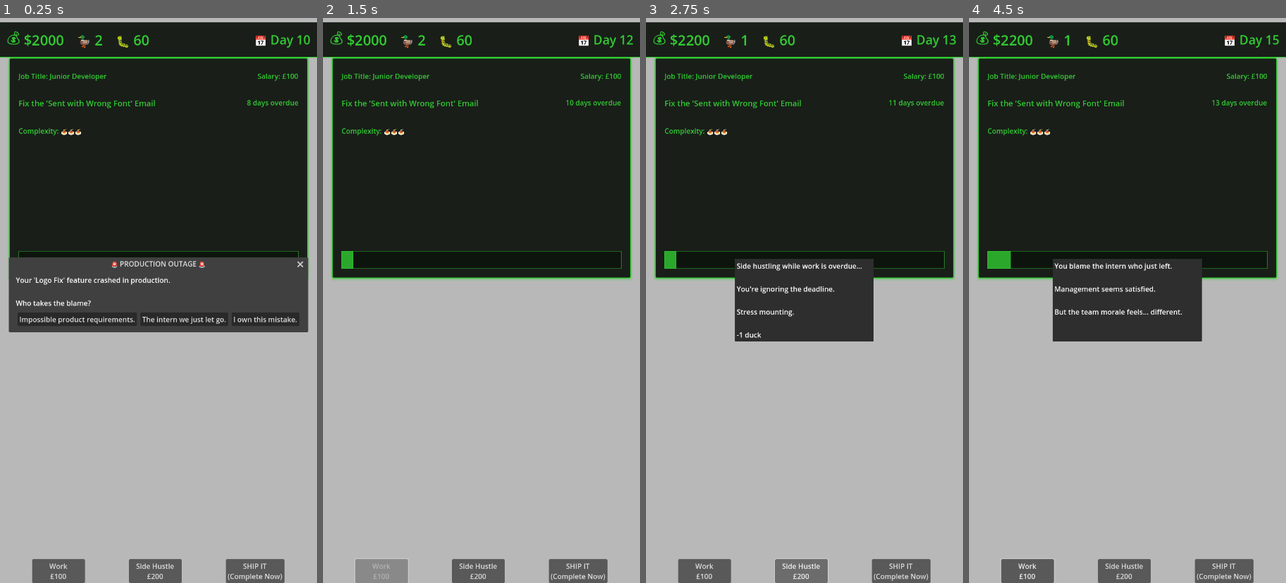
Above: before the commit, frames 1-4 (left to right).
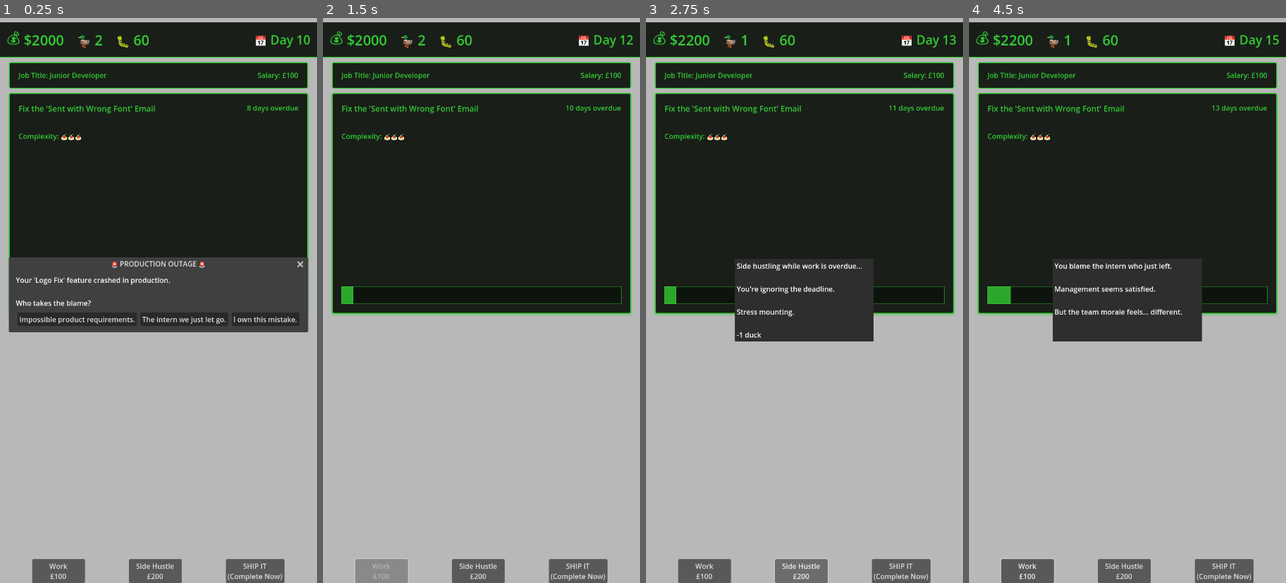
Above: after the commit, the same moments.

Repository: lmchoi/alt-f-this
Game: Godot game, scene res://scenes/game_ui.tscn
The game is run twice, just before and just after one commit, with the same random seed, the same clock (stepped at 60 frames per second) and the same inputs.
Inputs:
- Up to frame 1 (0.25 s): no input
- Up to frame 2 (1.5 s): click "The intern we just let go." at 0.5 s; click "Work £100" at 1.25 s
- Up to frame 3 (2.75 s): click "Side Hustle £200" at 2 s
- Up to frame 4 (4.5 s): click "SHIP IT (Complete Now)" at 2.75 s; click "Work £100" at 3.5 s; click "The intern we just let go." at 4.25 s

The runs differ from the first frame. In frame 1, 3.2% of the frame differs, in the area x 2-98%, y 7-53%; in frame 2, 9.8%; in frame 3, 6.8%; in frame 4, 6.7%.

Commit message:
Split job and task into separate panels

Diff:
--- a/scenes/game_ui.tscn
+++ b/scenes/game_ui.tscn
@@ -3,6 +3,7 @@
 [ext_resource type="Script" uid="uid://ccibd5kcuisnk" path="res://scenes/game_ui.gd" id="1_yubou"]
 [ext_resource type="Script" uid="uid://o4uecgfegpr2" path="res://scripts/ui/action_button.gd" id="2_rns2u"]
 [ext_resource type="PackedScene" path="res://scenes/top_bar.tscn" id="2_topbar"]
+[ext_resource type="PackedScene" path="res://scenes/job_info.tscn" id="3_jobinfo"]
 [ext_resource type="PackedScene" path="res://scenes/task_panel.tscn" id="3_taskpanel"]
 [ext_resource type="PackedScene" uid="uid://b5nqygpy3h33x" path="res://scenes/event_popup.tscn" id="4_u2dgd"]
 [ext_resource type="Script" uid="uid://c6kb37pd6cpiu" path="res://scenes/deadline_dialog.gd" id="6_djwj0"]
@@ -31,12 +32,22 @@
 [node name="TopBar" parent="VBoxContainer" instance=ExtResource("2_topbar")]
 layout_mode = 2
 
-[node name="MarginContainer" type="MarginContainer" parent="VBoxContainer"]
+[node name="JobInfoMargin" type="MarginContainer" parent="VBoxContainer"]
 layout_mode = 2
 theme_override_constants/margin_left = 20
+theme_override_constants/margin_top = 10
 theme_override_constants/margin_right = 20
 
-[node name="TaskPanel" parent="VBoxContainer/MarginContainer" instance=ExtResource("3_taskpanel")]
+[node name="JobInfo" parent="VBoxContainer/JobInfoMargin" instance=ExtResource("3_jobinfo")]
+layout_mode = 2
+
+[node name="TaskPanelMargin" type="MarginContainer" parent="VBoxContainer"]
+layout_mode = 2
+theme_override_constants/margin_left = 20
+theme_override_constants/margin_top = 10
+theme_override_constants/margin_right = 20
+
+[node name="TaskPanel" parent="VBoxContainer/TaskPanelMargin" instance=ExtResource("3_taskpanel")]
 layout_mode = 2
 
 [node name="ActionButtons" type="HBoxContainer" parent="."]
--- /dev/null
+++ b/scenes/job_info.gd
@@ -0,0 +1,12 @@
+extends PanelContainer
+
+@onready var salary_label := $"%SalaryLabel"
+
+func _ready():
+	GameManager.salary_changed.connect(_update_salary)
+
+	# Initialize with current value
+	_update_salary(GameManager.salary)
+
+func _update_salary(amount: int):
+	salary_label.text = "Salary: £" + str(amount)
--- /dev/null
+++ b/scenes/job_info.tscn
@@ -0,0 +1,42 @@
+[gd_scene load_steps=3 format=3 uid="uid://cjob_info"]
+
+[ext_resource type="Script" path="res://scenes/job_info.gd" id="1_job_info"]
+
+[sub_resource type="StyleBoxFlat" id="StyleBoxFlat_job_info"]
+bg_color = Color(0.1, 0.12, 0.1, 1)
+border_width_left = 2
+border_width_top = 2
+border_width_right = 2
+border_width_bottom = 2
+border_color = Color(0.2, 0.8, 0.2, 1)
+corner_radius_top_left = 4
+corner_radius_top_right = 4
+corner_radius_bottom_right = 4
+corner_radius_bottom_left = 4
+
+[node name="JobInfo" type="PanelContainer"]
+custom_minimum_size = Vector2(0, 60)
+theme_override_styles/panel = SubResource("StyleBoxFlat_job_info")
+script = ExtResource("1_job_info")
+
+[node name="MarginContainer" type="MarginContainer" parent="."]
+layout_mode = 2
+theme_override_constants/margin_left = 20
+theme_override_constants/margin_top = 15
+theme_override_constants/margin_right = 20
+theme_override_constants/margin_bottom = 15
+
+[node name="JobContainer" type="HBoxContainer" parent="MarginContainer"]
+layout_mode = 2
+
+[node name="JobTitleLabel" type="Label" parent="MarginContainer/JobContainer"]
+layout_mode = 2
+size_flags_horizontal = 3
+theme_override_colors/font_color = Color(0.2, 0.8, 0.2, 1)
+text = "Job Title: Junior Developer"
+
+[node name="SalaryLabel" type="Label" parent="MarginContainer/JobContainer"]
+unique_name_in_owner = true
+layout_mode = 2
+theme_override_colors/font_color = Color(0.2, 0.8, 0.2, 1)
+text = "Salary: £100"
--- a/scenes/task_panel.gd
+++ b/scenes/task_panel.gd
@@ -4,19 +4,16 @@
 @onready var complexity_label := $"%ComplexityLabel"
 @onready var deadline_label := $"%DeadlineLabel"
 @onready var progress_bar := $"%ProgressBar"
-@onready var salary_label := $"%SalaryLabel"
 
 func _ready():
 	GameManager.current_task_updated.connect(_on_current_task_updated)
 	GameManager.next_day.connect(_on_next_day)
-	GameManager.salary_changed.connect(_update_salary)
 	GameManager.task_progress_changed.connect(_update_progress)
 
 	# Initialize with current values
 	if GameManager.current_task:
 		_on_current_task_updated(GameManager.current_task)
 		_on_next_day(GameManager.day)
-	_update_salary(GameManager.salary)
 
 func _on_current_task_updated(current_task: Task):
 	task_label.text = current_task.title
@@ -40,8 +37,5 @@
 	else:
 		deadline_label.text = "Due in " + str(days_left) + " days"
 
-func _update_salary(amount: int):
-	salary_label.text = "Salary: £" + str(amount)
-
 func _update_progress(progress: float):
 	progress_bar.value = progress
--- a/scenes/task_panel.tscn
+++ b/scenes/task_panel.tscn
@@ -48,27 +48,6 @@
 [node name="MainContainer" type="VBoxContainer" parent="MarginContainer"]
 layout_mode = 2
 
-[node name="JobContainer" type="HBoxContainer" parent="MarginContainer/MainContainer"]
-custom_minimum_size = Vector2(0, 40)
-layout_mode = 2
-
-[node name="JobTitleLabel" type="Label" parent="MarginContainer/MainContainer/JobContainer"]
-layout_mode = 2
-size_flags_horizontal = 3
-theme_override_colors/font_color = Color(0.2, 0.8, 0.2, 1)
-text = "Job Title: Junior Developer"
-
-[node name="SalaryLabel" type="Label" parent="MarginContainer/MainContainer/JobContainer"]
-unique_name_in_owner = true
-layout_mode = 2
-theme_override_colors/font_color = Color(0.2, 0.8, 0.2, 1)
-text = "Salary: £100"
-
-[node name="HSeparator" type="HSeparator" parent="MarginContainer/MainContainer"]
-modulate = Color(1, 1, 1, 0)
-custom_minimum_size = Vector2(0, 20)
-layout_mode = 2
-
 [node name="TaskHeaderContainer" type="HBoxContainer" parent="MarginContainer/MainContainer"]
 custom_minimum_size = Vector2(0, 40)
 layout_direction = 2
Not shown, added: scenes/job_info.gd.uid
